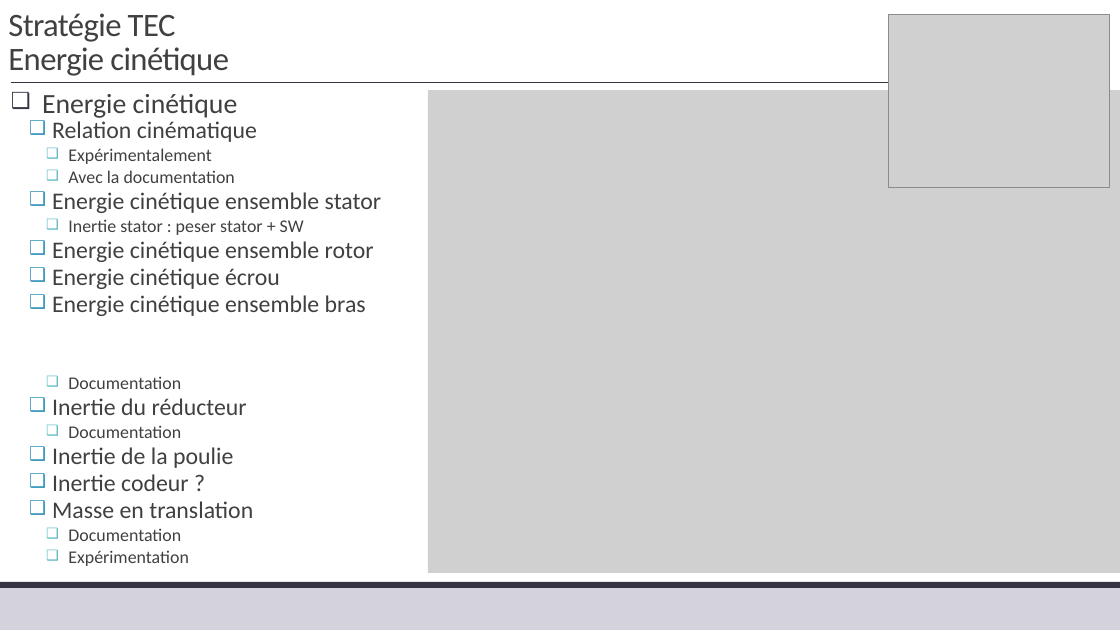
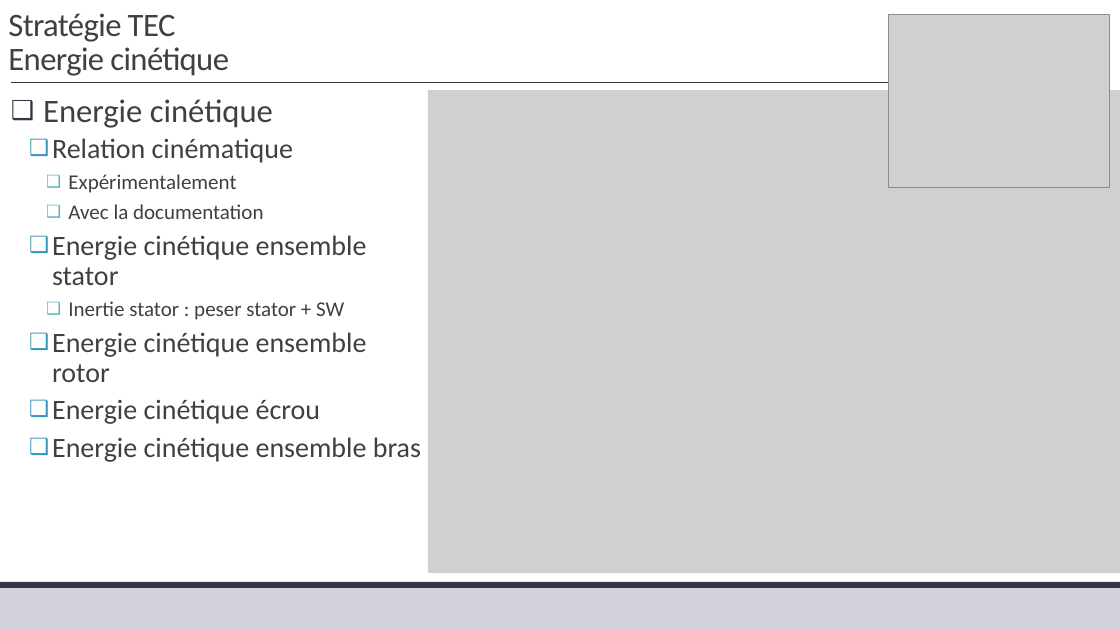
Before and after one commit to xpessoles/TP_Corriges, a slide deck: slide 11 of 11_MaxPID/11_MaxPID_Corrige.pptx. Drawn at 1120x630 pixels with LibreOffice and Linux fonts; fonts in the diff are those of the drawing; grey boxes stand for pictures. Boxes give left, top, right and bottom in pixels: in the first picture for what was removed or moved away, otherwise in the second. Text is boxed around its words. In the diff, an @@ line names an element or a change of style, - is before the commit and + after.

```diff
--- a/11_MaxPID/11_MaxPID_Corrige.pptx
+++ b/11_MaxPID/11_MaxPID_Corrige.pptx
@@ text "Energie cinétique" at box(43, 99, 421, 462): size 23.8 to 28 pt in "Energie cinétique"; size 20.4 to 24 pt in "Relation cinématique", "Energie cinétique ensemble stator", "Energie cinétique ensemble rotor", "Energie cinétique écrou" and 1 more places; size 15.3 to 18 pt in "Expérimentalement", "Avec la documentation", "Inertie stator : peser stator + SW"; line spacing 0.7 to 0.9 @@
@@ text at box(52, 376, 253, 566): paragraphs removed @@
-    ❑ Documentation
-  ❑ Inertie du réducteur
-    ❑ Documentation
-  ❑ Inertie de la poulie
-  ❑ Inertie codeur ?
-  ❑ Masse en translation
-    ❑ Documentation
-    ❑ Expérimentation
```
Also in this commit, not shown: 3 slides added, 1 slide removed, 5 other files.
